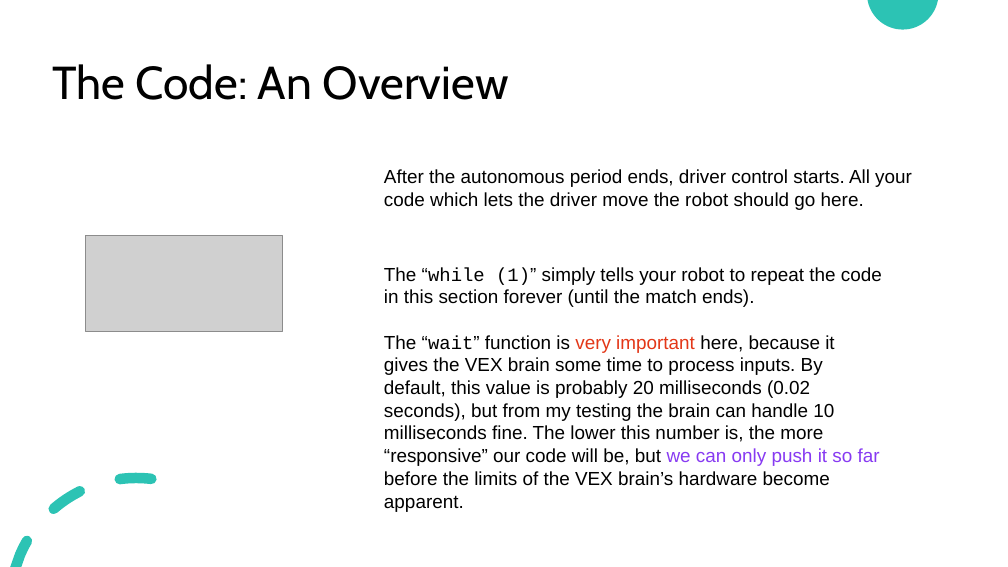
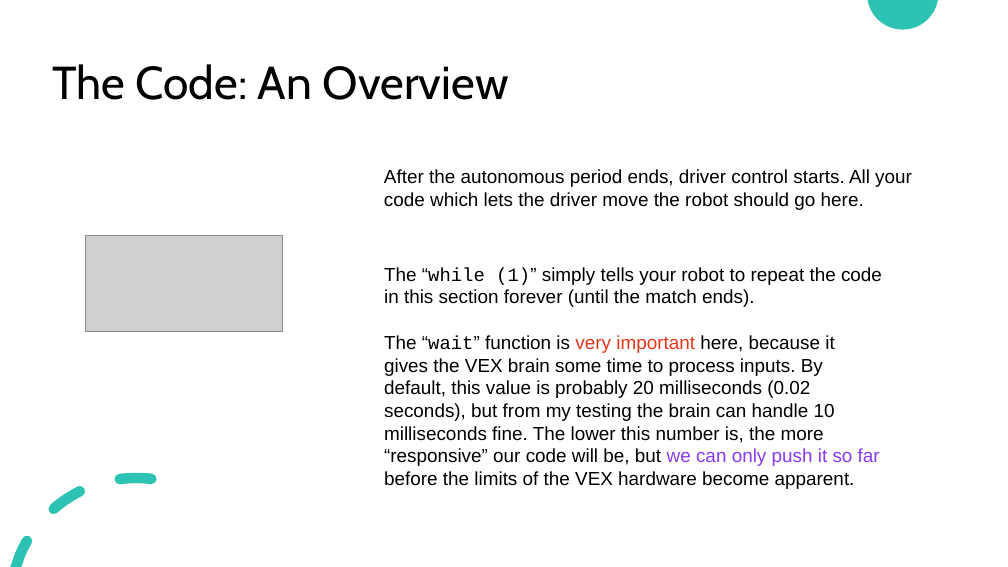
Before and after one commit to terrapinrobotics/code-camp-presentations, a slide deck: slide 21 of VEX Camp Day 1.pptx. Drawn at 1008x567 pixels with LibreOffice and Linux fonts; fonts in the diff are those of the drawing; grey boxes stand for pictures. Boxes give left, top, right and bottom in pixels: in the first picture for what was removed or moved away, otherwise in the second. Text is boxed around its words. In the diff, an @@ line names an element or a change of style, - is before the commit and + after.

```diff
--- a/VEX Camp Day 1.pptx
+++ b/VEX Camp Day 1.pptx
@@ text at (384,335,880,489): text changed @@
-The “wait” function is very important here, because it gives the VEX brain some time to process inputs. By default, this value is probably 20 milliseconds (0.02 seconds), but from my testing the brain can handle 10 milliseconds fine. The lower this number is, the more “responsive” our code will be, but we can only push it so far before the limits of the VEX brain’s hardware become apparent.
+The “wait” function is very important here, because it gives the VEX brain some time to process inputs. By default, this value is probably 20 milliseconds (0.02 seconds), but from my testing the brain can handle 10 milliseconds fine. The lower this number is, the more “responsive” our code will be, but we can only push it so far before the limits of the VEX hardware become apparent.
```
Also in this commit, not shown: 5 other slides changed, 2 other files.
